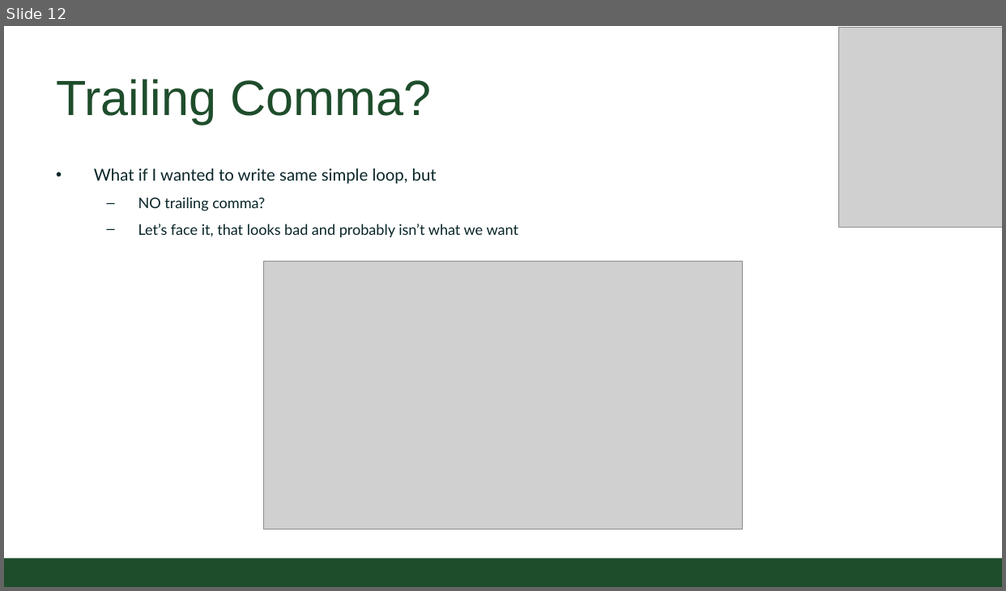
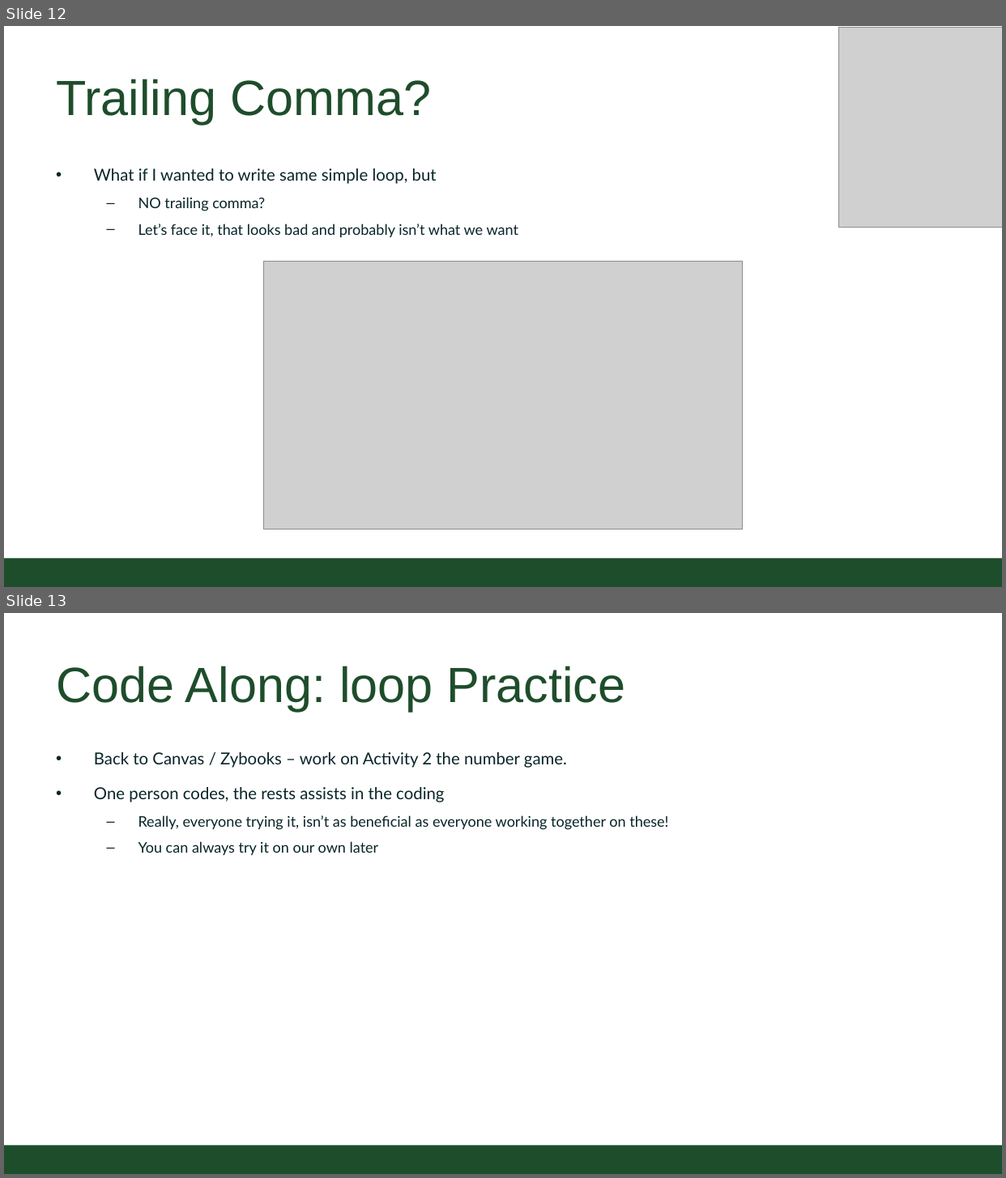
Before and after one commit to CSU-CompSci-CS163-4/Handouts, a slide deck: slides/On-Campus/03_02_Loops.pptx. Shown one above the other, each under a label of ours: slide 12 before the commit, slides 12 and 13 after it. The pictures are 1006x591 and 1006x1178 pixels, drawn with LibreOffice and Linux fonts; fonts in the diff are those of the drawing; grey boxes stand for pictures; background and template pictures are left out. Boxes give left, top, right and bottom in pixels: in the first picture for what was removed or moved away, otherwise in the second. Text is boxed around its words. In the diff, an @@ line names an element or a change of style, - is before the commit and + after.

```diff
--- a/slides/On-Campus/03_02_Loops.pptx
+++ b/slides/On-Campus/03_02_Loops.pptx
@@ slide 13 added at bbox=[4, 613, 1002, 1174], background #FFFFFF; not listed: 1 template element that a slide beside it also shows @@
@@ title added at bbox=[56, 666, 626, 711], 54 pt, text #1E4D2B @@
+Code Along: loop Practice
@@ text added at bbox=[94, 752, 668, 855], 16 pt, text #092529 @@
+• Back to Canvas / Zybooks – work on Activity 2 the number game.
+• One person codes, the rests assists in the coding
+  – Really, everyone trying it, isn’t as beneficial as everyone working together on these!
+  – You can always try it on our own later
```
Also in this commit, not shown: 2 slides changed, 1 other slide added, 2 slides removed, 1 other file.
